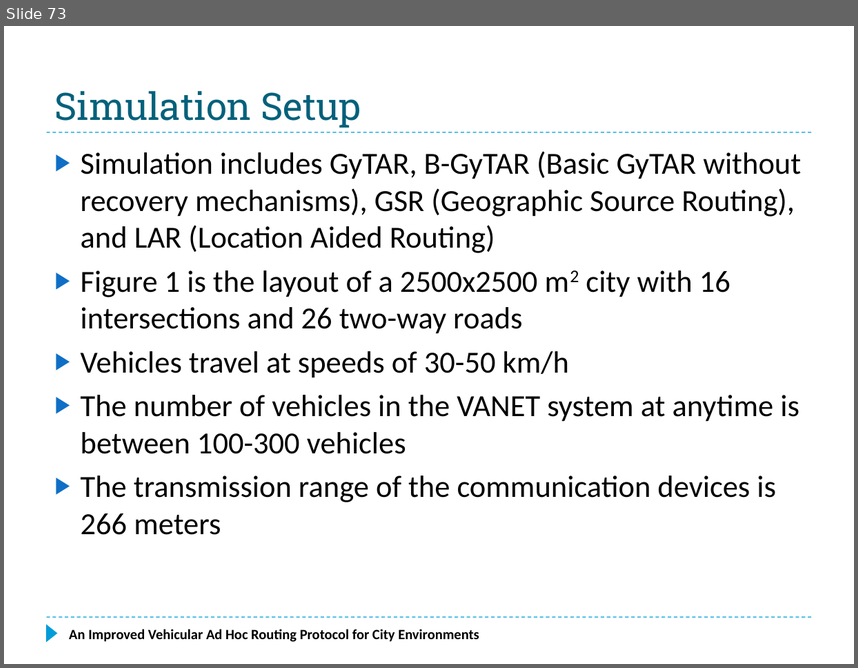
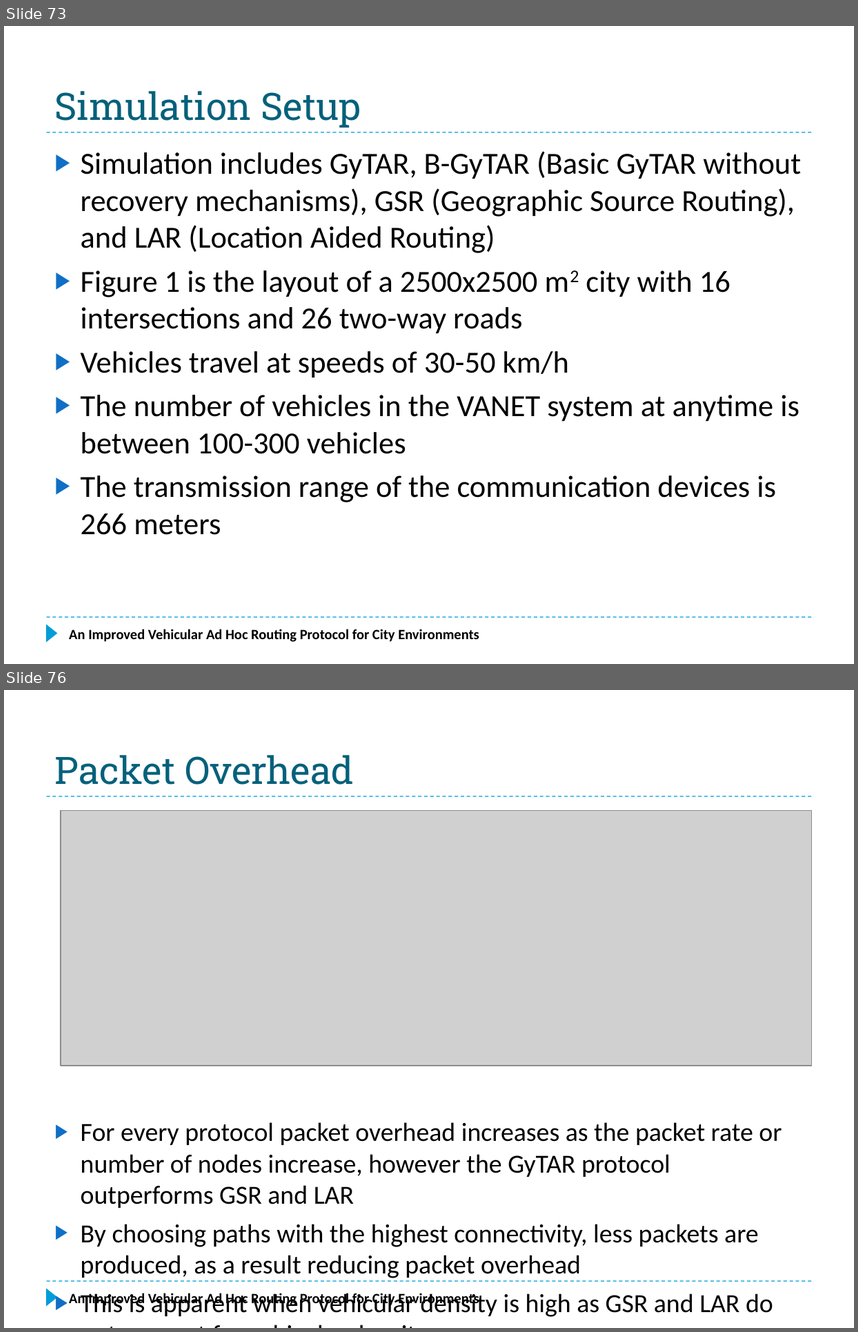
Before and after one commit to f33losopher/EEMaster_VANET, a slide deck: VANET_Felix.pptx. Shown one above the other, each under a label of ours: slide 73 before the commit, slides 73 and 76 after it; the slides between them are not shown. The pictures are 858x668 and 858x1332 pixels, drawn with LibreOffice and Linux fonts; fonts in the diff are those of the drawing; grey boxes stand for pictures. Boxes give left, top, right and bottom in pixels: in the first picture for what was removed or moved away, otherwise in the second. Text is boxed around its words. In the diff, an @@ line names an element or a change of style, - is before the commit and + after.

```diff
--- a/VANET_Felix.pptx
+++ b/VANET_Felix.pptx
@@ slide 76 added at box(4, 690, 854, 1328), background #FFFFFF; not listed: 3 template elements that a slide beside it also shows @@
@@ title added at box(55, 755, 354, 785), 32 pt, text #04617B @@
+Packet Overhead
@@ picture added at box(61, 811, 811, 1066) @@
@@ text added at box(81, 1122, 782, 1317), 22.1 pt, text #000000 @@
+▶ For every protocol packet overhead increases as the packet rate or number of nodes increase, however the GyTAR protocol outperforms GSR and LAR
+▶ By choosing paths with the highest connectivity, less packets are produced, as a result reducing packet overhead
+▶ This is apparent when vehicular density is high as GSR and LAR do not account for vehicular density
@@ text added at box(88, 1291, 479, 1307), 12 pt, text #000000, bold @@
+An Improved Vehicular Ad Hoc Routing Protocol for City Environments
```
Also in this commit, not shown: 1 slide changed, 2 other slides added, 1 other file.
